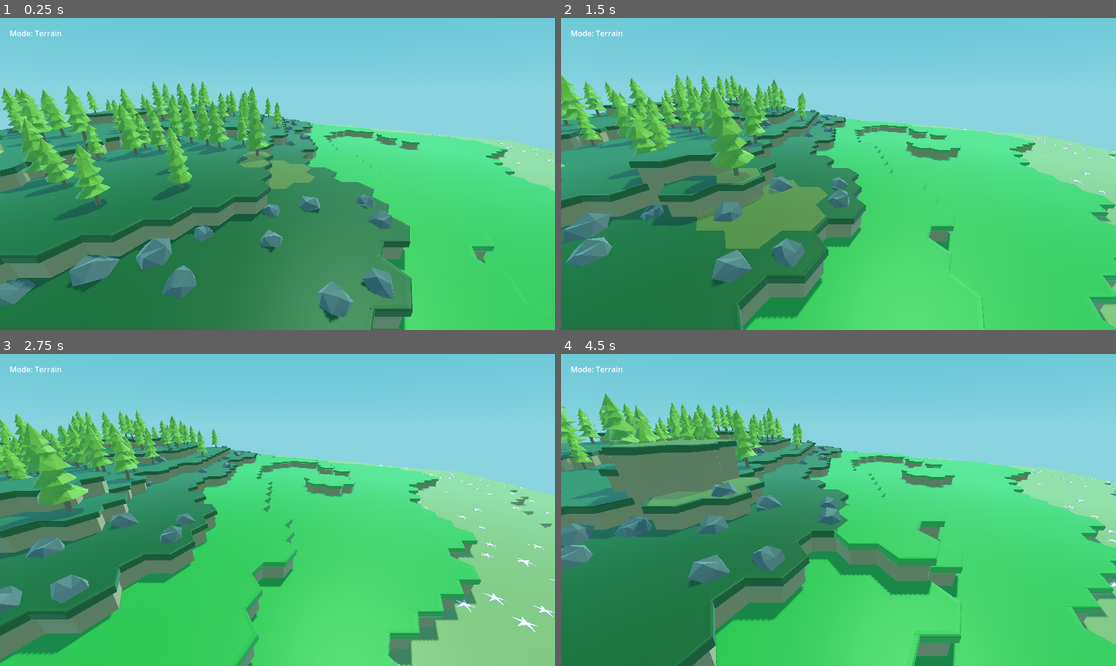
Above: before the commit, frames 1-4 (two rows, left to right).
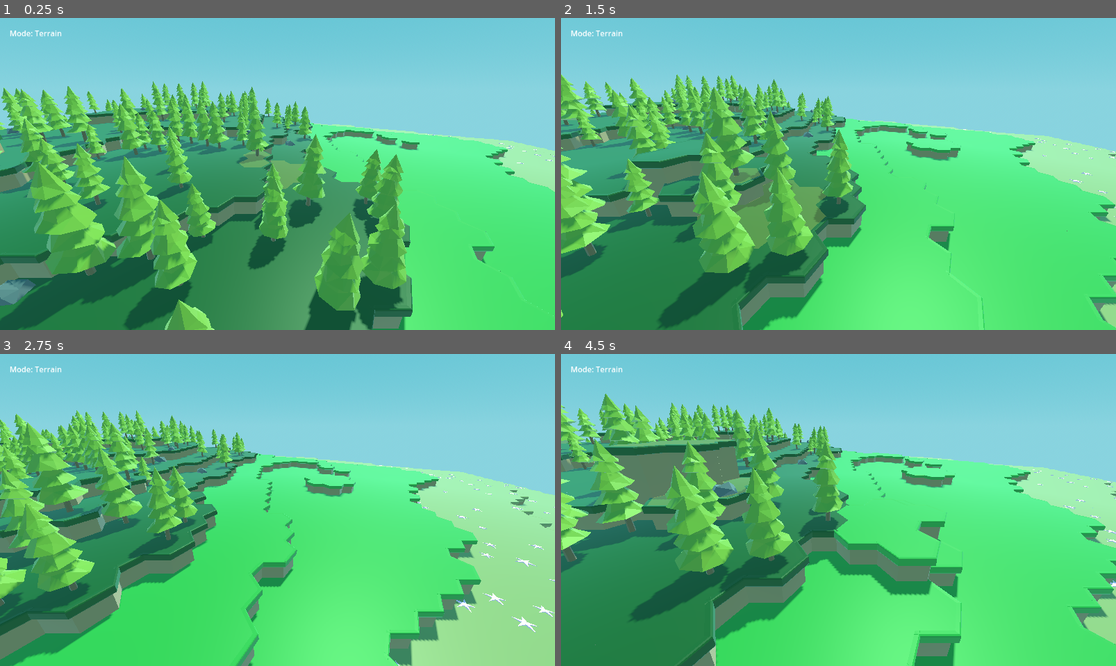
Above: after the commit, the same moments.

Repository: sixthkind/hexagon-godot
Game: Godot game, scene res://scene.tscn
Same seed, same stepped clock (60 frames per second), same inputs: the game is played once before the commit and once after it.
Inputs (mouse positions are in pixels of both pictures, inside the frame that each line leads up to):
- Up to frame 1 (0.25 s): no input
- Up to frame 2 (1.5 s): tap Enter at 0.5 s; move the mouse to (960, 158) at 0.52 s; hold D 0.53-1.25 s; tap Q at 0.6 s; click (960, 158) at 0.67 s; drag from (727, 189) to (810, 236) at 1.27 s
- Up to frame 3 (2.75 s): tap Space at 2 s; move the mouse to (333, 441) at 2.02 s; hold D from 2.03 s (still down); tap Shift at 2.1 s
- Up to frame 4 (4.5 s): release D at 2.75 s; drag from (810, 572) to (672, 463) at 2.77 s; tap Enter at 3.5 s; move the mouse to (1005, 556) at 3.52 s; hold A 3.53-4.25 s; tap Q at 3.6 s; drag from (672, 463) to (755, 432) at 4.27 s

The runs differ from the first frame. In frame 1, 18% of the frame differs, in the area x 0-74%, y 26-100%; in frame 2, 11%; in frame 3, 7.4%; in frame 4, 10%.

Commit message:
More tweaking to water

Diff:
--- a/scene.tscn
+++ b/scene.tscn
@@ -126,7 +126,7 @@
 [node name="DirectionalLight3D" type="DirectionalLight3D" parent="."]
 transform = Transform3D(-0.866025, -0.433013, 0.25, 0, 0.5, 0.866025, -0.5, 0.75, -0.433013, 0, 7.05588, 0)
 light_color = Color(1, 1, 0.827451, 1)
-light_energy = 0.169
+light_energy = 0.25
 shadow_enabled = true
 
 [node name="Camera3D" type="Camera3D" parent="."]
--- a/scripts/World.gd
+++ b/scripts/World.gd
@@ -3,7 +3,7 @@
 @export_category("World Settings")
 @export_range(0, 50) var hexagon_count: int = 3 # Radius of hexagons around center
 @export_range(1, 20) var max_hexagon_height: int = 10
-@export_range(0, 20) var water_height: float = 4.5
+@export_range(0, 20) var water_height: float = 4
 
 @export_category("Default terrain")
 @export_range(0.0001, 0.01) var noise_frequency: float = 0.001
